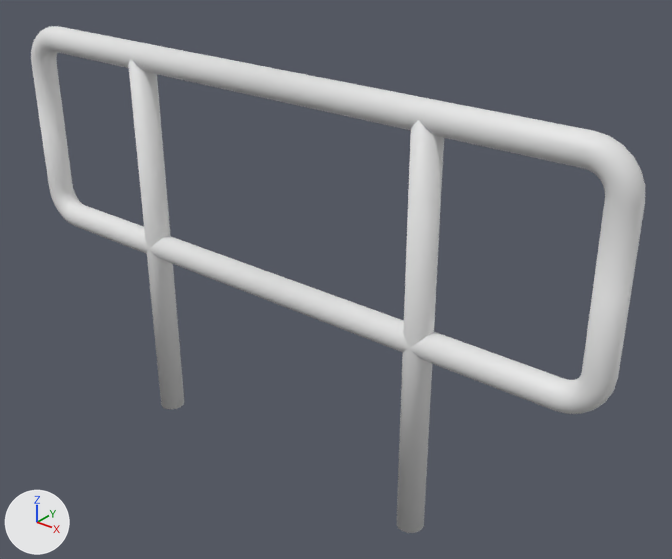
Before and after pictures for a commit that changed the Blender file Assets/BlenderProjects/Environment/PlatformFence.blend.
Rendered twice from a 50 mm camera at (1.65, -1.78, 1.7) aimed at (0.14, 0.11, 0.53). Arrows for +X, +Y and +Z are at lower left; the lights stay in place.

Objects in the first picture: 'Barrier', 'Support.L', 'Support.R'.
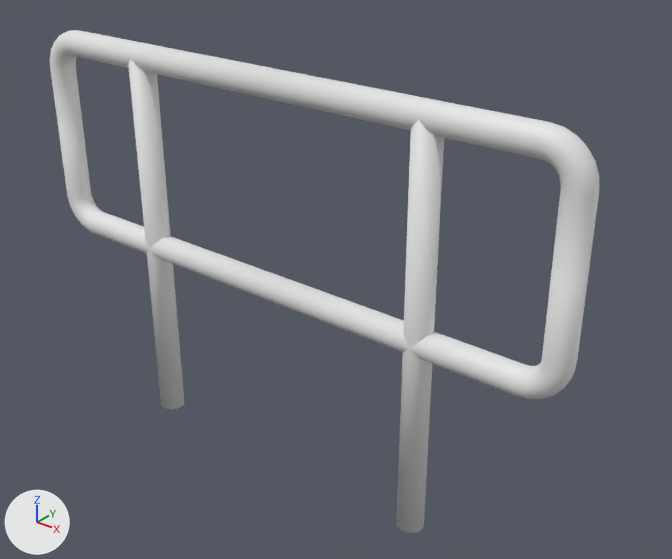
Edits to the bpy script that builds the scene:
```text
Change me_barrier:
    where me_barrier.from_pydata(...)  # 144 vertices, 130 faces; spans x 0.0..1.03, y -0.04..0.04, z -0.34..0.0
    used by ob_barrier; location = (0.0, 0.0, 0.8)
    me_barrier part 1: all 128 vertices in x 0.9..1.03, y -0.04..0.04, z -0.34..0.0 are moved by (-0.1, 0.0, 0.0)
```

What differs and where, as boxes [x1, y1, x2, y2] in the pictures (672 x 559 px):
'Barrier', reshaped (11% narrower): before [31, 26, 645, 414]; after [50, 30, 599, 399]
